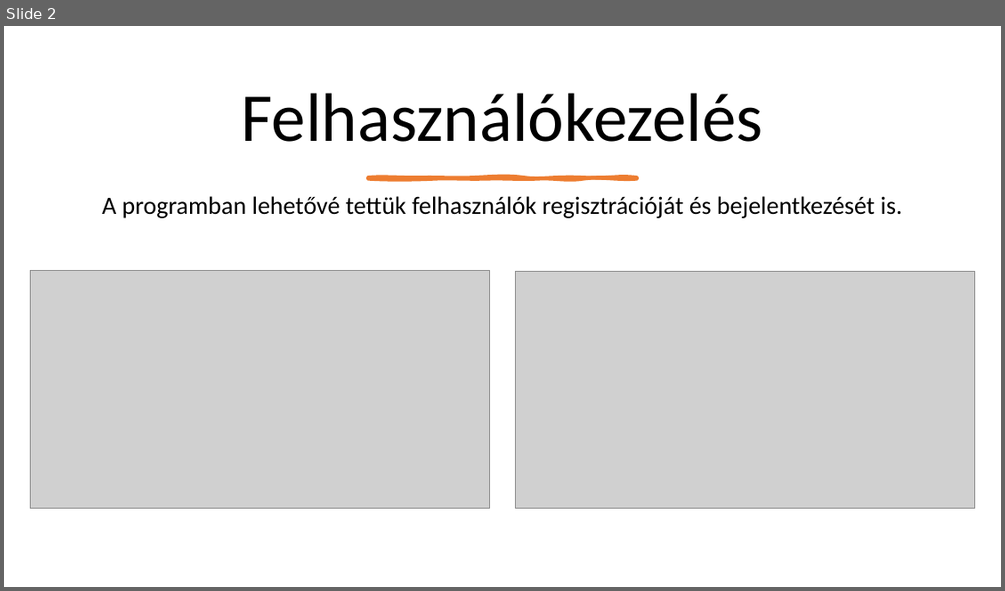
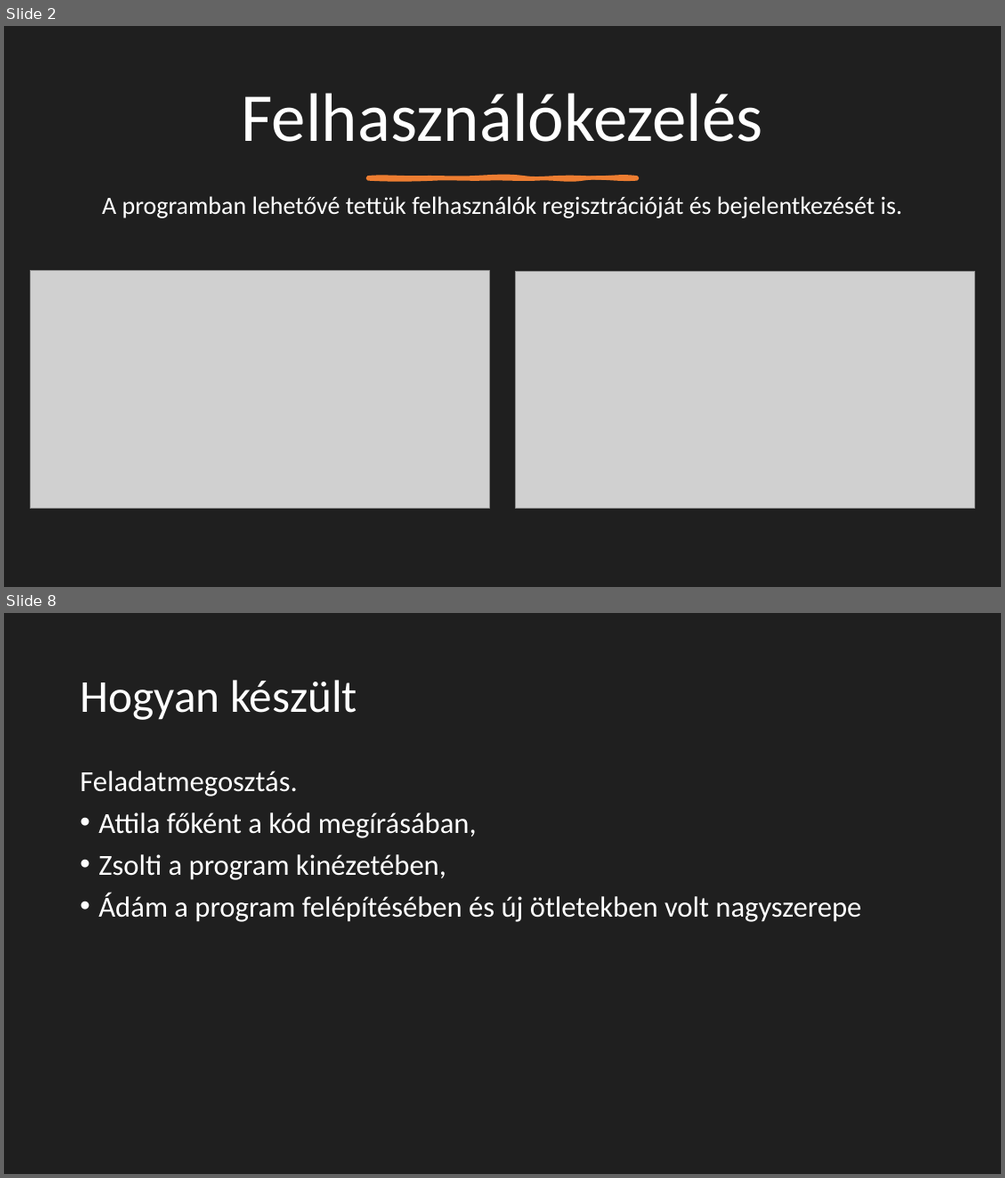
Before and after one commit to PasioteStudio/dusza2024_1, a slide deck: Dusza.pptx. Shown one above the other, each under a label of ours: slide 2 before the commit, slides 2 and 8 after it; the slides between them are not shown. The pictures are 1005x591 and 1005x1178 pixels, drawn with LibreOffice and Linux fonts; fonts in the diff are those of the drawing; grey boxes stand for pictures. Boxes give left, top, right and bottom in pixels: in the first picture for what was removed or moved away, otherwise in the second. Text is boxed around its words. In the diff, an @@ line names an element or a change of style, - is before the commit and + after.

```diff
--- a/Dusza.pptx
+++ b/Dusza.pptx
@@ slide 8 added at [4, 613, 1001, 1174], background #1F1F1F @@
@@ title added at [80, 680, 357, 720], 44 pt, text #FFFFFF @@
+Hogyan készült
@@ text added at [80, 771, 861, 922], 28 pt, text #FFFFFF @@
+Feladatmegosztás.
+• Attila főként a kód megírásában,
+• Zsolti a program kinézetében,
+• Ádám a program felépítésében és új ötletekben volt nagyszerepe
@@ slide 2 changed as well @@
@@ background #FFFFFF to #1F1F1F @@
@@ title "Felhasználókezelés" at [242, 93, 763, 142]: text colour #000000 to #FFFFFF @@
@@ text "A programban lehetővé tettük felhasználók ..." at [102, 196, 902, 218]: text colour #000000 to #FFFFFF @@
```
Also in this commit, not shown: 2 other slides changed, 5 other slides added, 6 other files.
